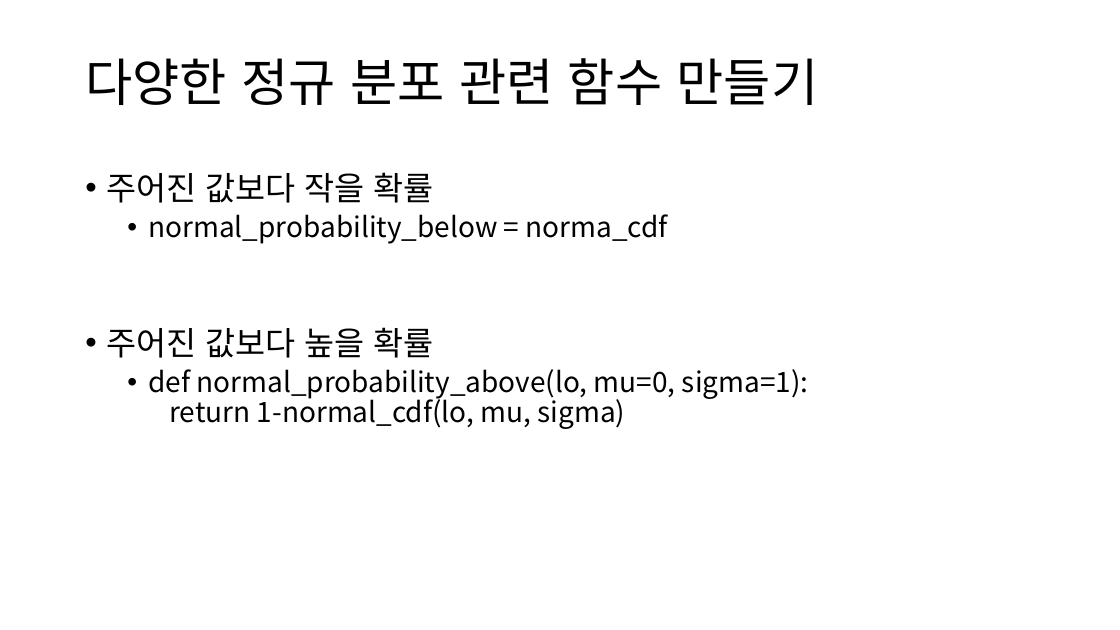
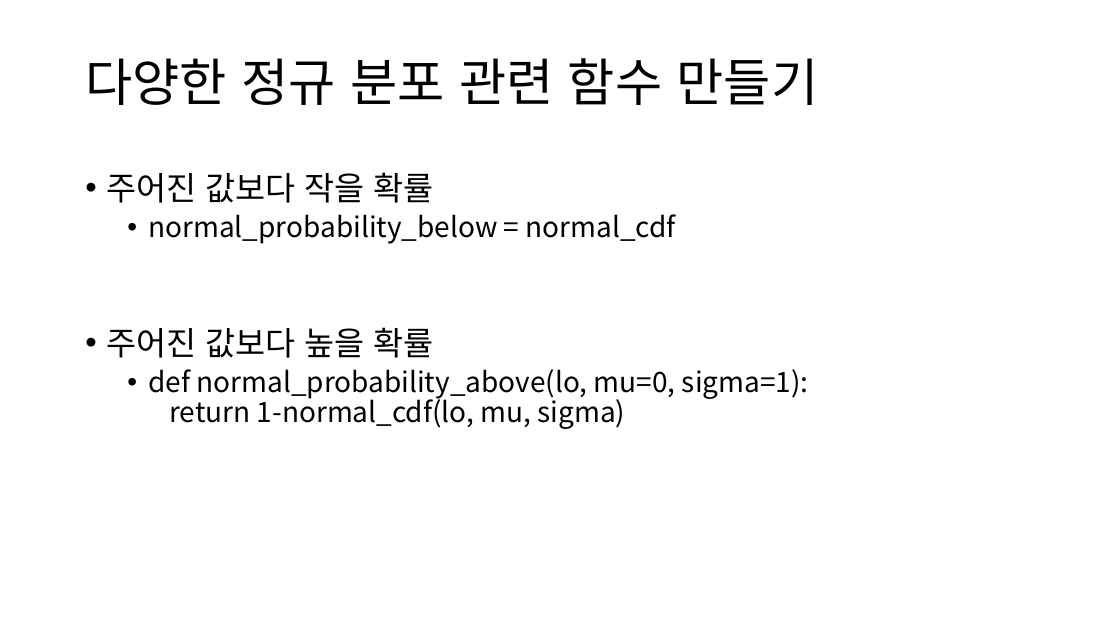
Before and after one commit to ksublee/SPuP, a slide deck: slide 6 of ppt/Python_10_가설 검정과 통계적 추론.pptx. Drawn at 1120x630 pixels with LibreOffice and Linux fonts; fonts in the diff are those of the drawing. Boxes give left, top, right and bottom in pixels: in the first picture for what was removed or moved away, otherwise in the second. Text is boxed around its words. In the diff, an @@ line names an element or a change of style, - is before the commit and + after.

Commit message:
update

```diff
--- a/ppt/Python_10_가설 검정과 통계적 추론.pptx
+++ b/ppt/Python_10_가설 검정과 통계적 추론.pptx
@@ text at box(148, 214, 676, 244): text changed @@
-  • normal_probability_below = norma_cdf
+  • normal_probability_below = normal_cdf
```
Also in this commit, not shown: 3 other slides changed.
